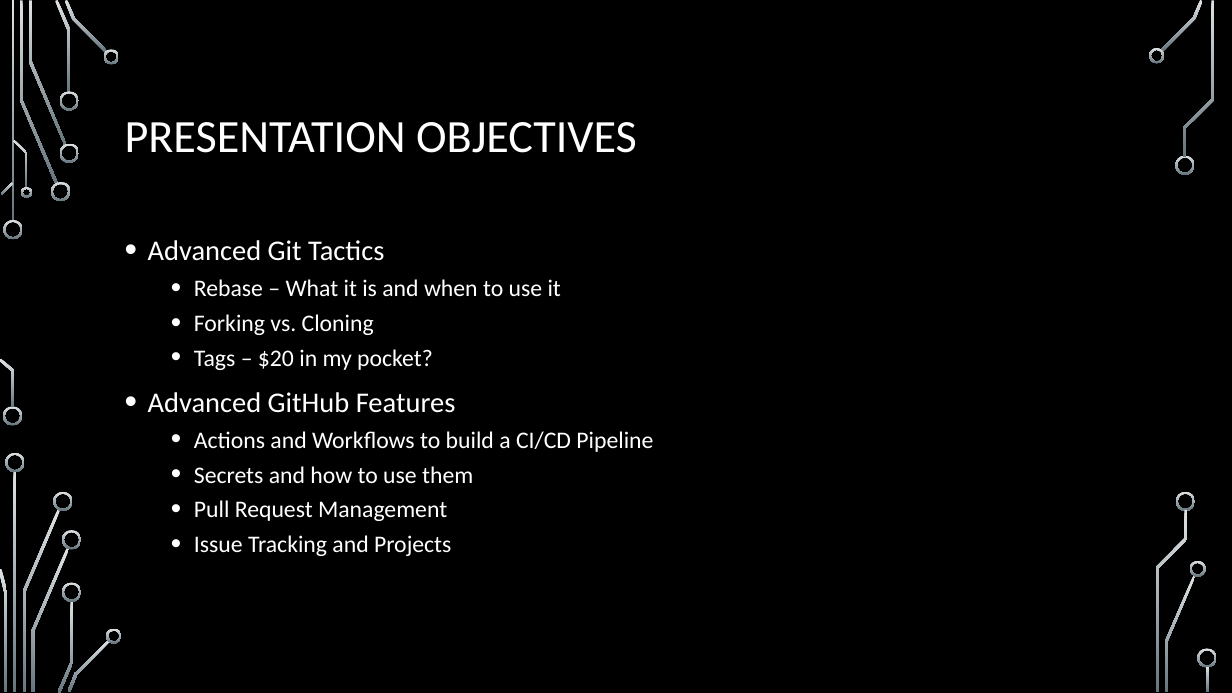
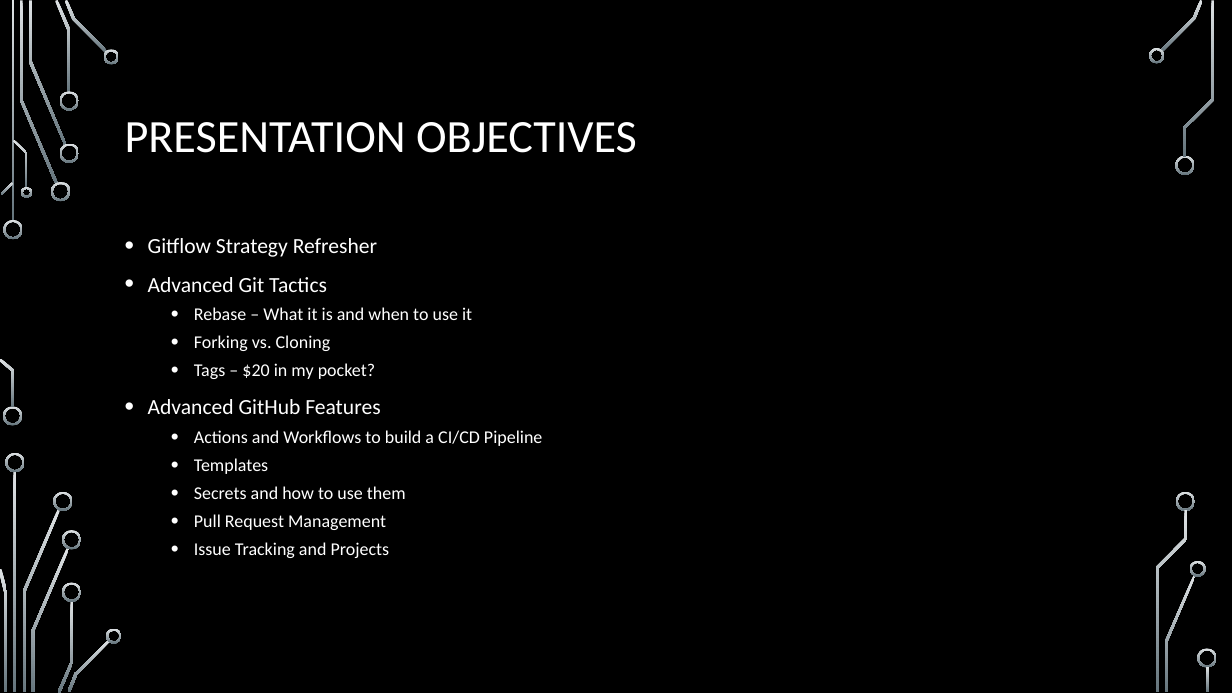
Before and after one commit to onideus/github-101-website, a slide deck: slide 3 of resources/Advanced github topics.pptx. Drawn at 1232x693 pixels with LibreOffice and Linux fonts; fonts in the diff are those of the drawing; background and template pictures are left out. Boxes give left, top, right and bottom in pixels: in the first picture for what was removed or moved away, otherwise in the second. Text is boxed around its words. In the diff, an @@ line names an element or a change of style, - is before the commit and + after.

```diff
--- a/resources/Advanced github topics.pptx
+++ b/resources/Advanced github topics.pptx
@@ text at (148, 238, 377, 257): paragraph added @@
+• Gitflow Strategy Refresher
@@ text at (148, 277, 542, 558): size 22.2 to 16.8 pt in "Advanced Git Tactics", "Advanced GitHub Features"; size 18.5 to 14 pt in "Rebase – What it is and when ...", "Forking vs. Cloning", "Tags – $20 in my pocket?", "Actions and Workflows to build a CI/CD ..." and 3 more places @@
@@ text at (194, 458, 268, 474): paragraph added @@
+  • Templates
```
Also in this commit, not shown: 5 other slides changed, 5 slides added.
